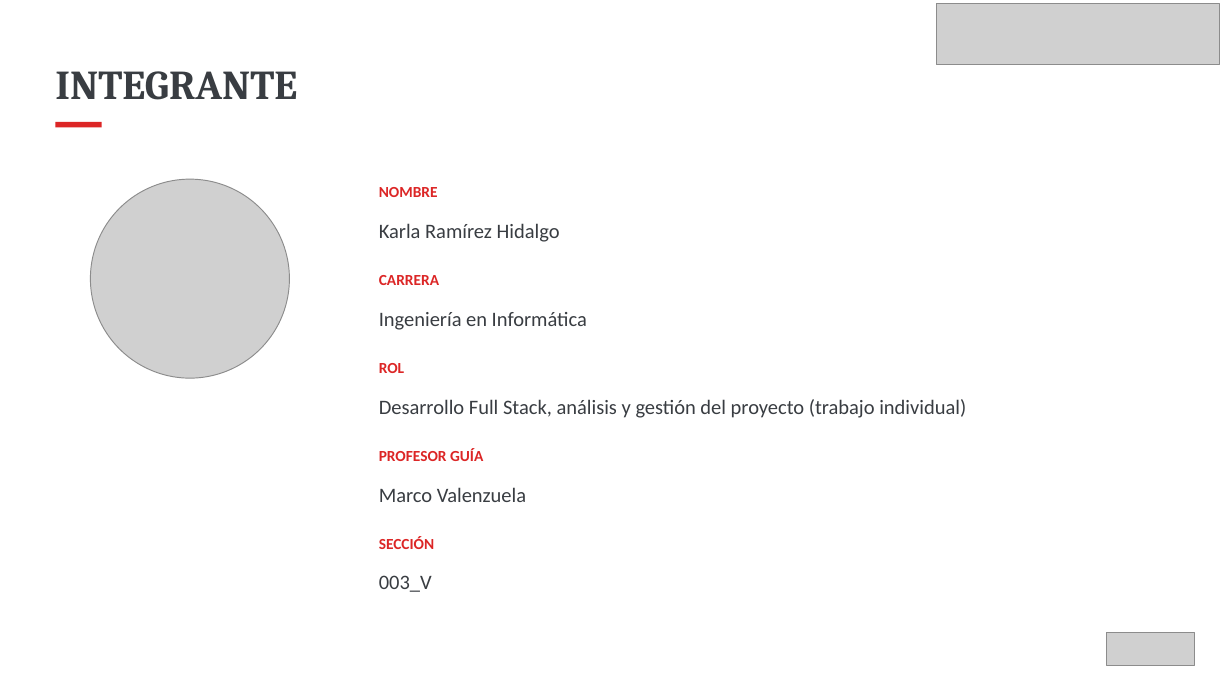
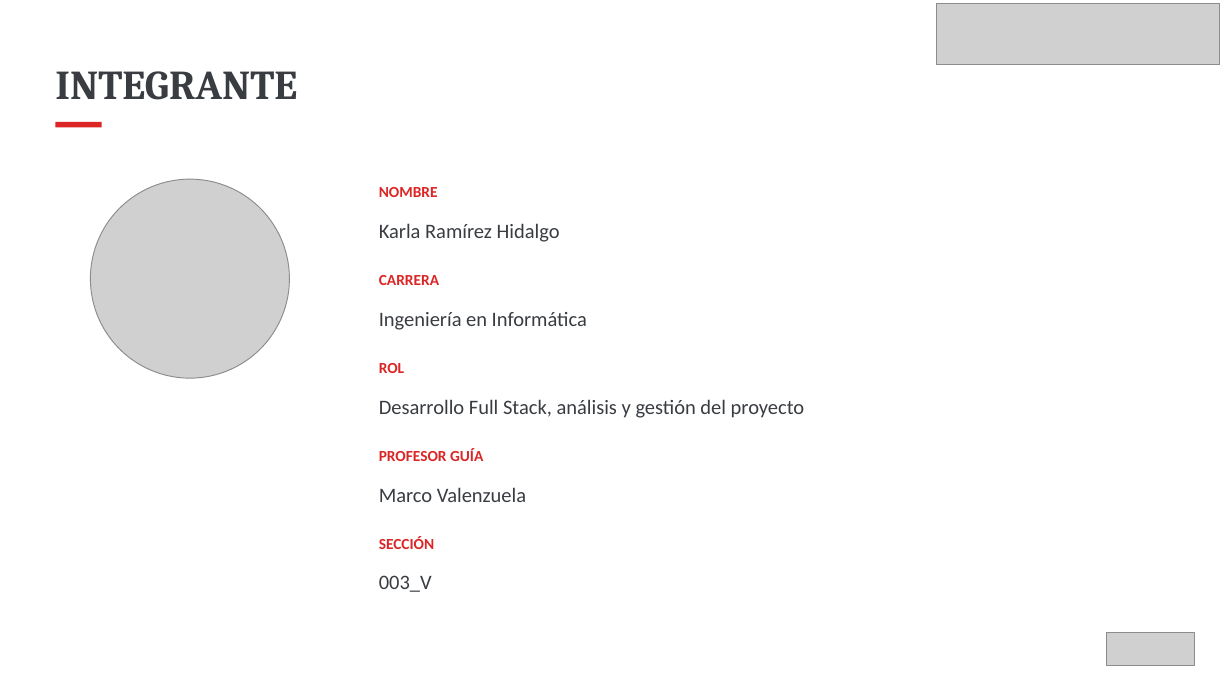
Before and after one commit to KarlaRamirez00/CAPSTONE_003V, a slide deck: slide 2 of Fase 1/Evidencias grupales/Ramirez_Karla_Presentación Proyecto.pptx. Drawn at 1232x693 pixels with LibreOffice and Linux fonts; fonts in the diff are those of the drawing; grey boxes stand for pictures. Boxes give left, top, right and bottom in pixels: in the first picture for what was removed or moved away, otherwise in the second. Text is boxed around its words. In the diff, an @@ line names an element or a change of style, - is before the commit and + after.

```diff
--- a/Fase 1/Evidencias grupales/Ramirez_Karla_Presentación Proyecto.pptx
+++ b/Fase 1/Evidencias grupales/Ramirez_Karla_Presentación Proyecto.pptx
@@ text at [379,399,805,418]: text changed @@
-Desarrollo Full Stack, análisis y gestión del proyecto (trabajo individual)
+Desarrollo Full Stack, análisis y gestión del proyecto
```
Also in this commit, not shown: 7 other slides changed, 1 slide added, 1 slide removed, 2 other files.
